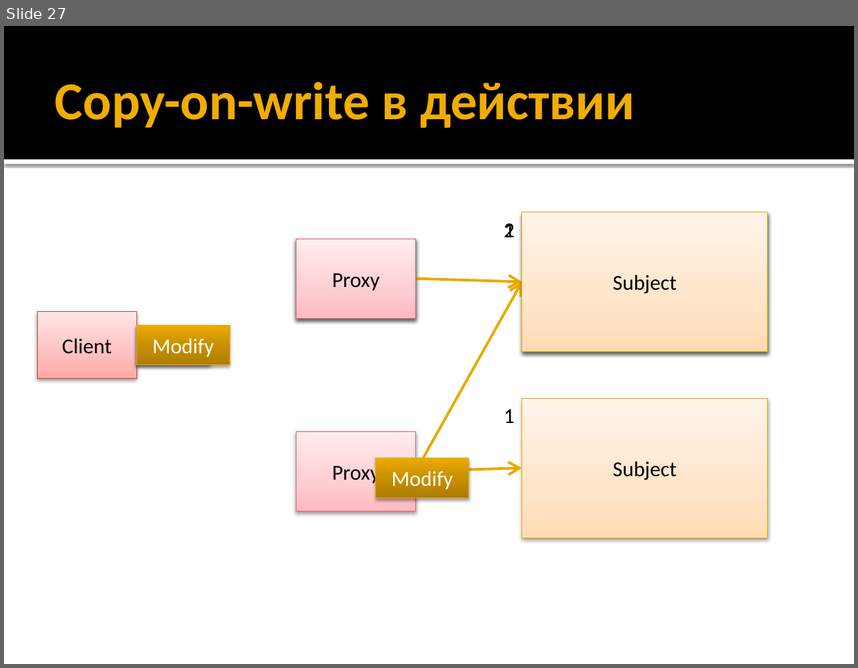
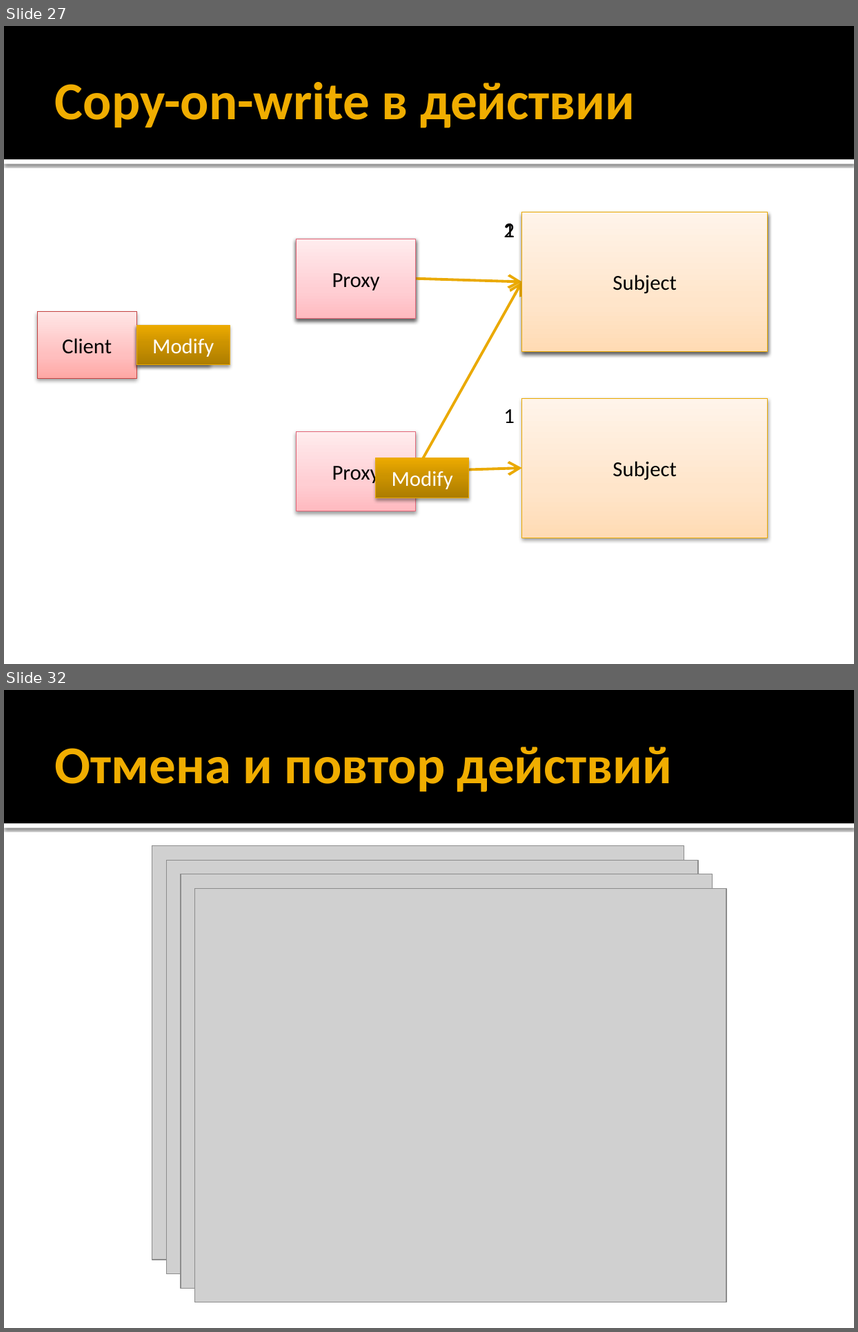
Before and after one commit to alexey-malov/ood, a slide deck: lectures/12.proxy/proxy.pptx. Shown one above the other, each under a label of ours: slide 27 before the commit, slides 27 and 32 after it; the slides between them are not shown. The pictures are 858x668 and 858x1332 pixels, drawn with LibreOffice and Linux fonts; fonts in the diff are those of the drawing; grey boxes stand for pictures. Boxes give left, top, right and bottom in pixels: in the first picture for what was removed or moved away, otherwise in the second. Text is boxed around its words. In the diff, an @@ line names an element or a change of style, - is before the commit and + after.

```diff
--- a/lectures/12.proxy/proxy.pptx
+++ b/lectures/12.proxy/proxy.pptx
@@ slide 32 added at [4,690,854,1328], background #FFFFFF; not listed: 2 template elements that a slide beside it also shows @@
@@ title added at [55,747,673,792], 45 pt, text #F0AD00, bold @@
+Отмена и повтор действий
@@ picture added at [152,845,683,1259] @@
@@ picture added at [166,860,697,1274] @@
@@ picture added at [181,874,712,1288] @@
@@ picture added at [194,888,726,1302] @@
```
Also in this commit, not shown: 4 slides changed, 20 other slides added, 1 other file.
